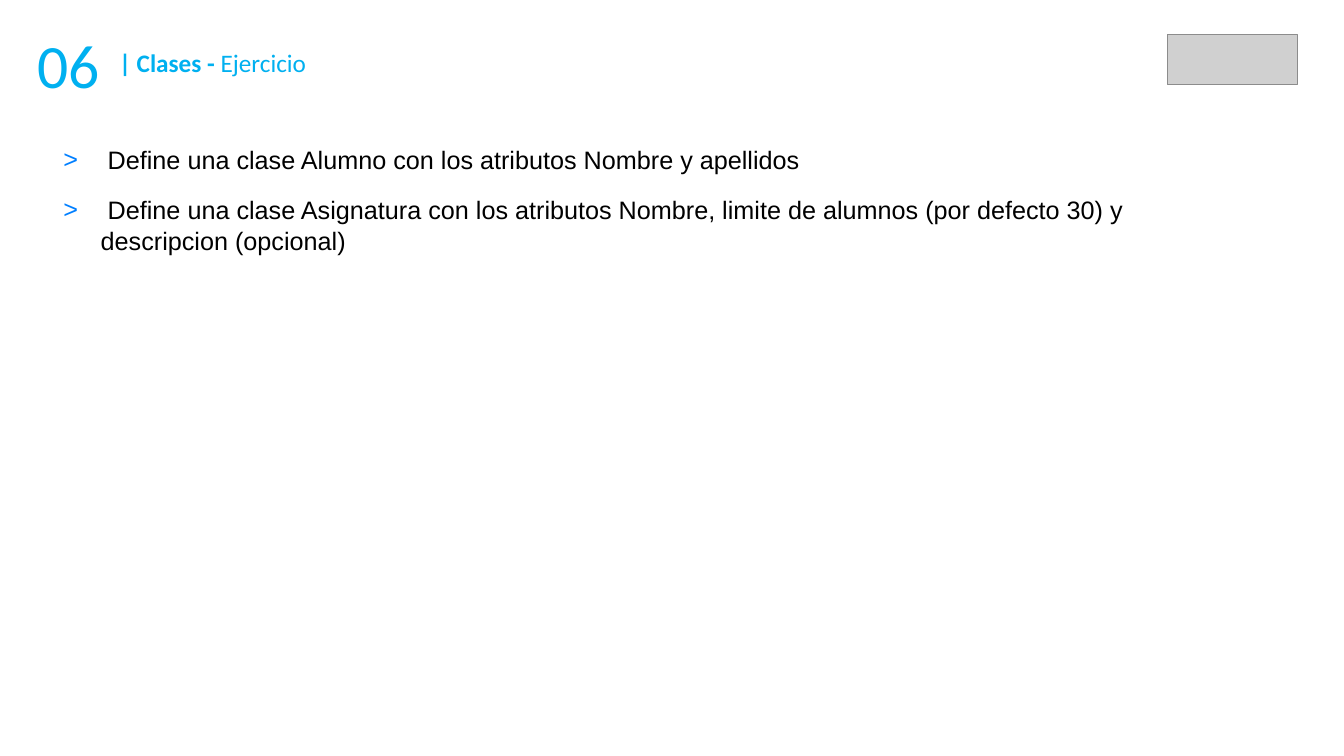
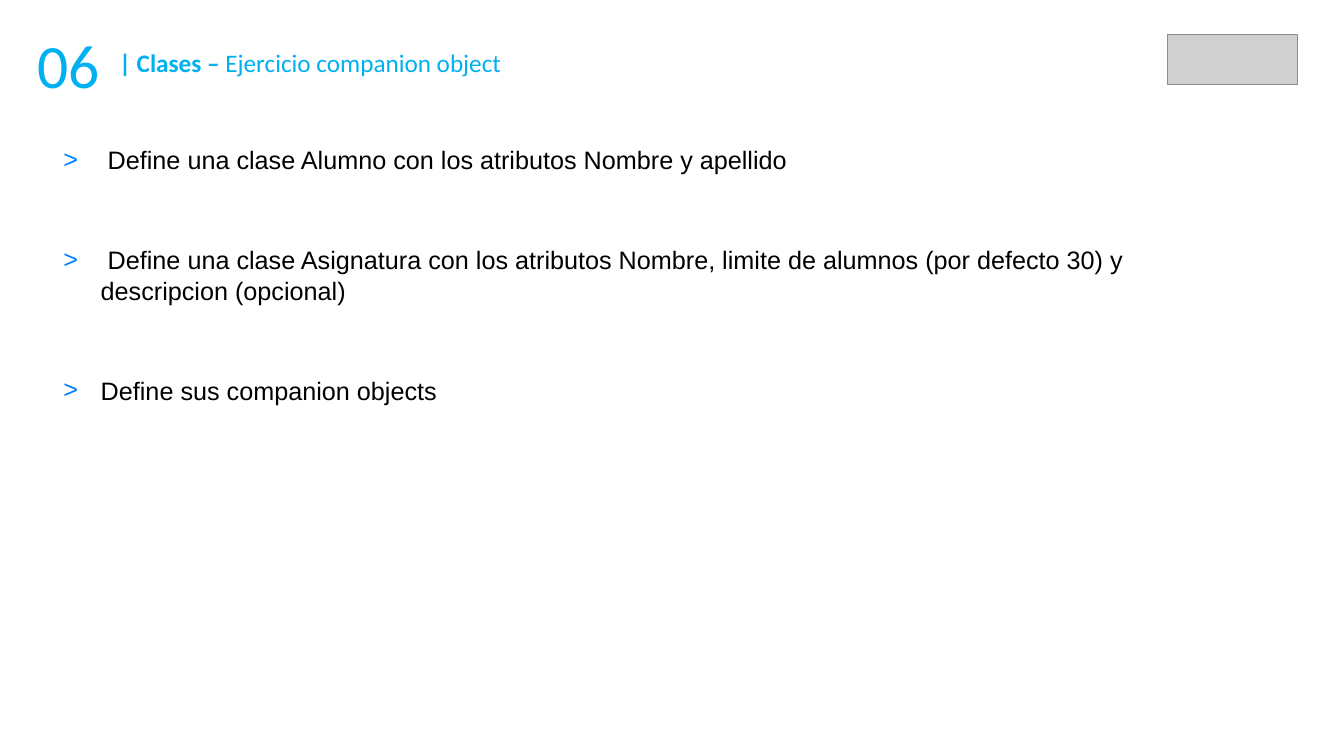
Before and after one commit to DaniGCaff/cursoScalaMay18, a slide deck: slide 19 of guiones/dia2.odp. Drawn at 1344x756 pixels with LibreOffice and Linux fonts; fonts in the diff are those of the drawing; grey boxes stand for pictures. Boxes give left, top, right and bottom in pixels: in the first picture for what was removed or moved away, otherwise in the second. Text is boxed around its words. In the diff, an @@ line names an element or a change of style, - is before the commit and + after.

```diff
--- a/guiones/dia2.odp
+++ b/guiones/dia2.odp
@@ text at <box>137,54,501,77</box>: text changed @@
-| Clases - Ejercicio
+| Clases – Ejercicio companion object
@@ text at <box>108,150,787,175</box>: text changed @@
-> Define una clase Alumno con los atributos Nombre y apellidos
+> Define una clase Alumno con los atributos Nombre y apellido
@@ text at <box>101,381,437,405</box>: paragraph added @@
+> Define sus companion objects
```
Also in this commit, not shown: 3 other slides changed, 4 slides added, 8 other files.
